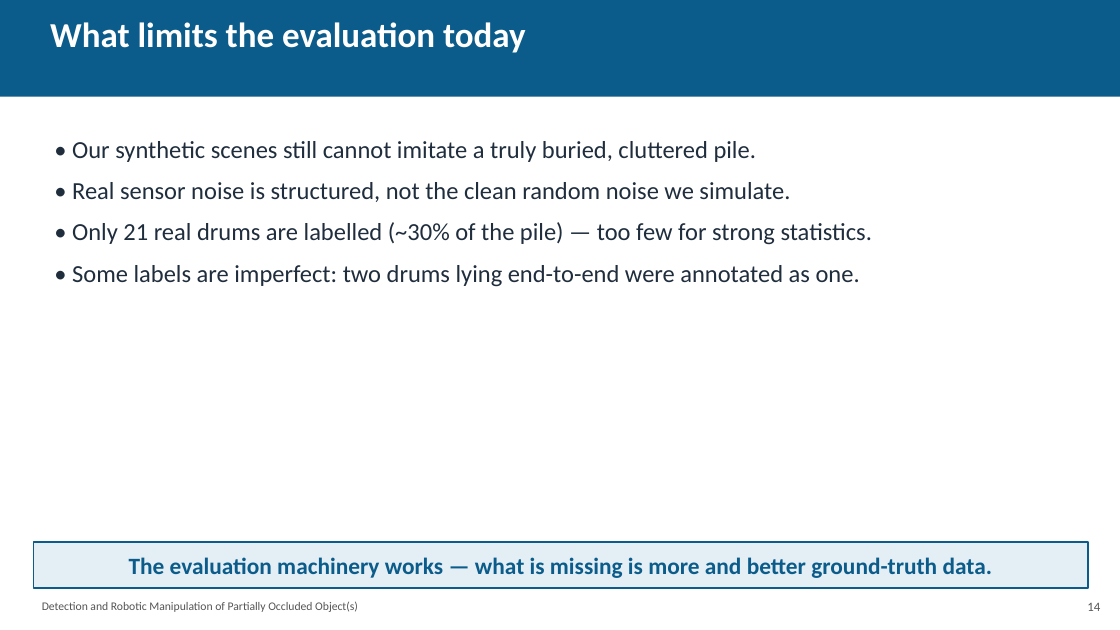
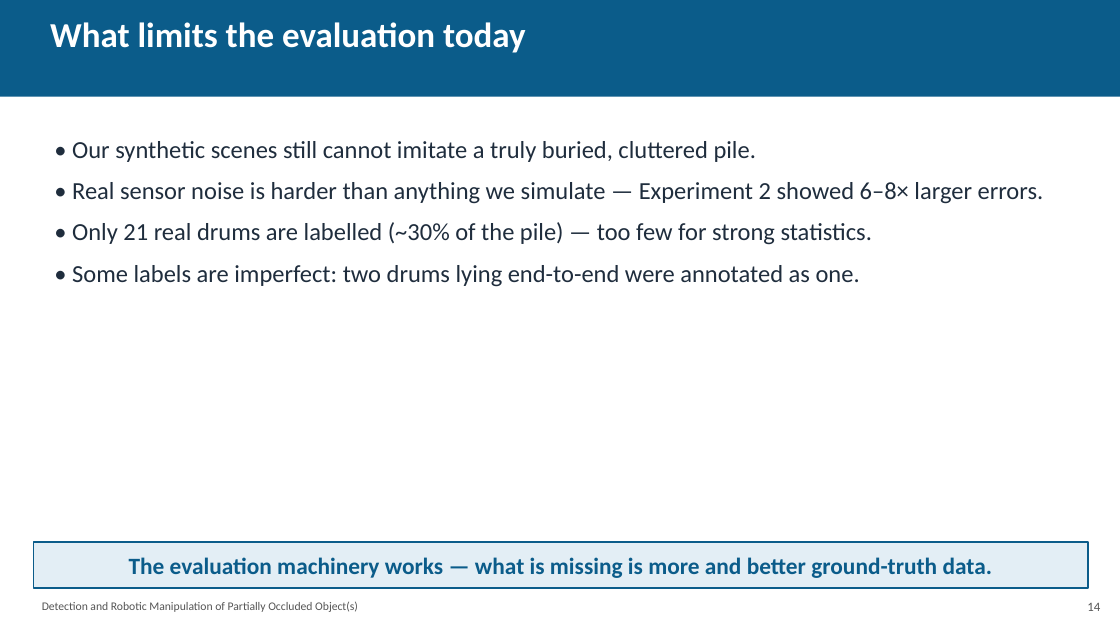
Before and after one commit to coder-1011/barrel-detection, a slide deck: slide 15 of researchwrite/evaluation_presentation.pptx. Drawn at 1120x630 pixels with LibreOffice and Linux fonts; fonts in the diff are those of the drawing. Boxes give left, top, right and bottom in pixels: in the first picture for what was removed or moved away, otherwise in the second. Text is boxed around its words. In the diff, an @@ line names an element or a change of style, - is before the commit and + after.

```diff
--- a/researchwrite/evaluation_presentation.pptx
+++ b/researchwrite/evaluation_presentation.pptx
@@ text at [72,182,1044,204]: text changed @@
-• Real sensor noise is structured, not the clean random noise we simulate.
+• Real sensor noise is harder than anything we simulate — Experiment 2 showed 6–8× larger errors.
```
Also in this commit, not shown: 9 other slides changed, 1 slide added, 1 slide removed, 6 other files.
